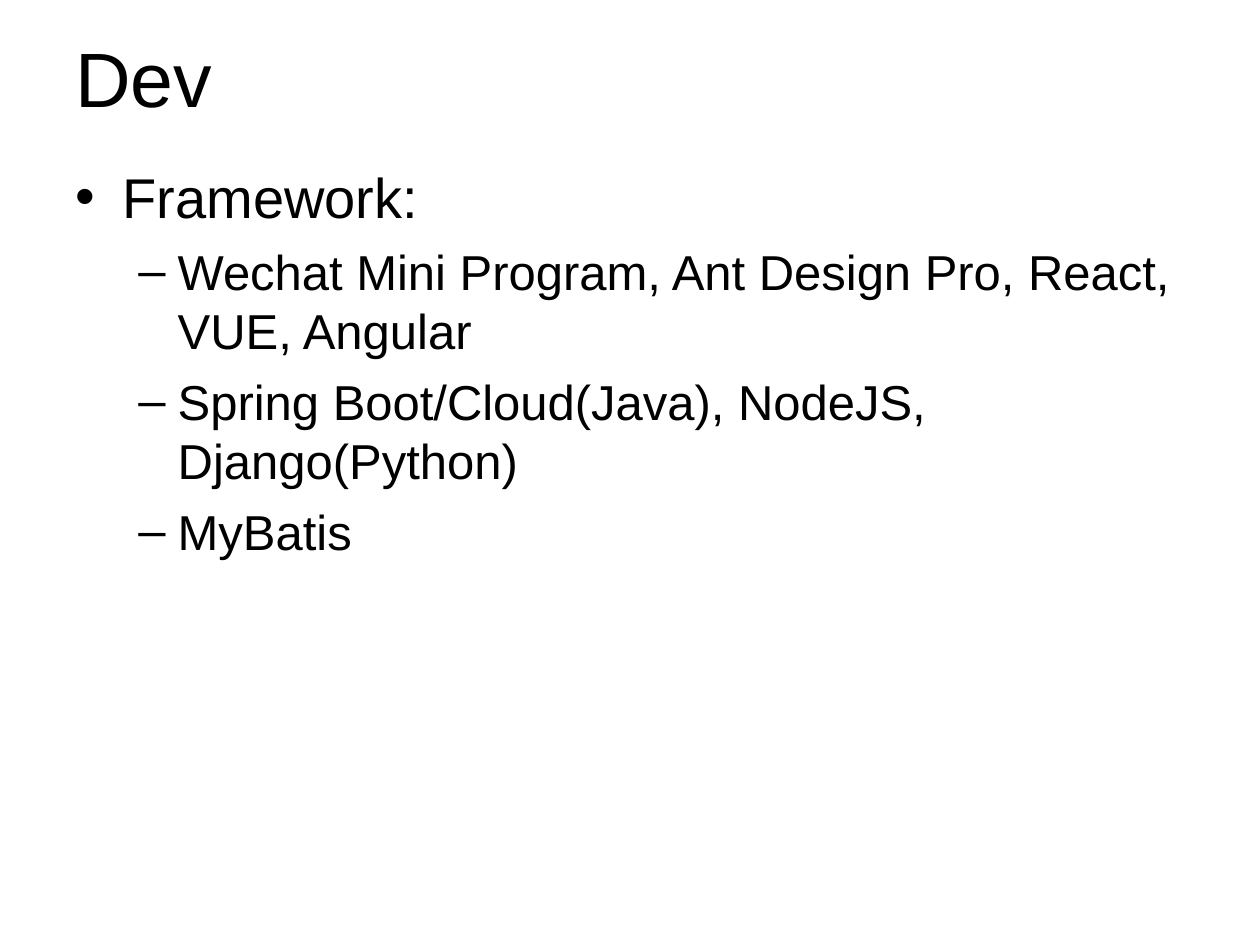
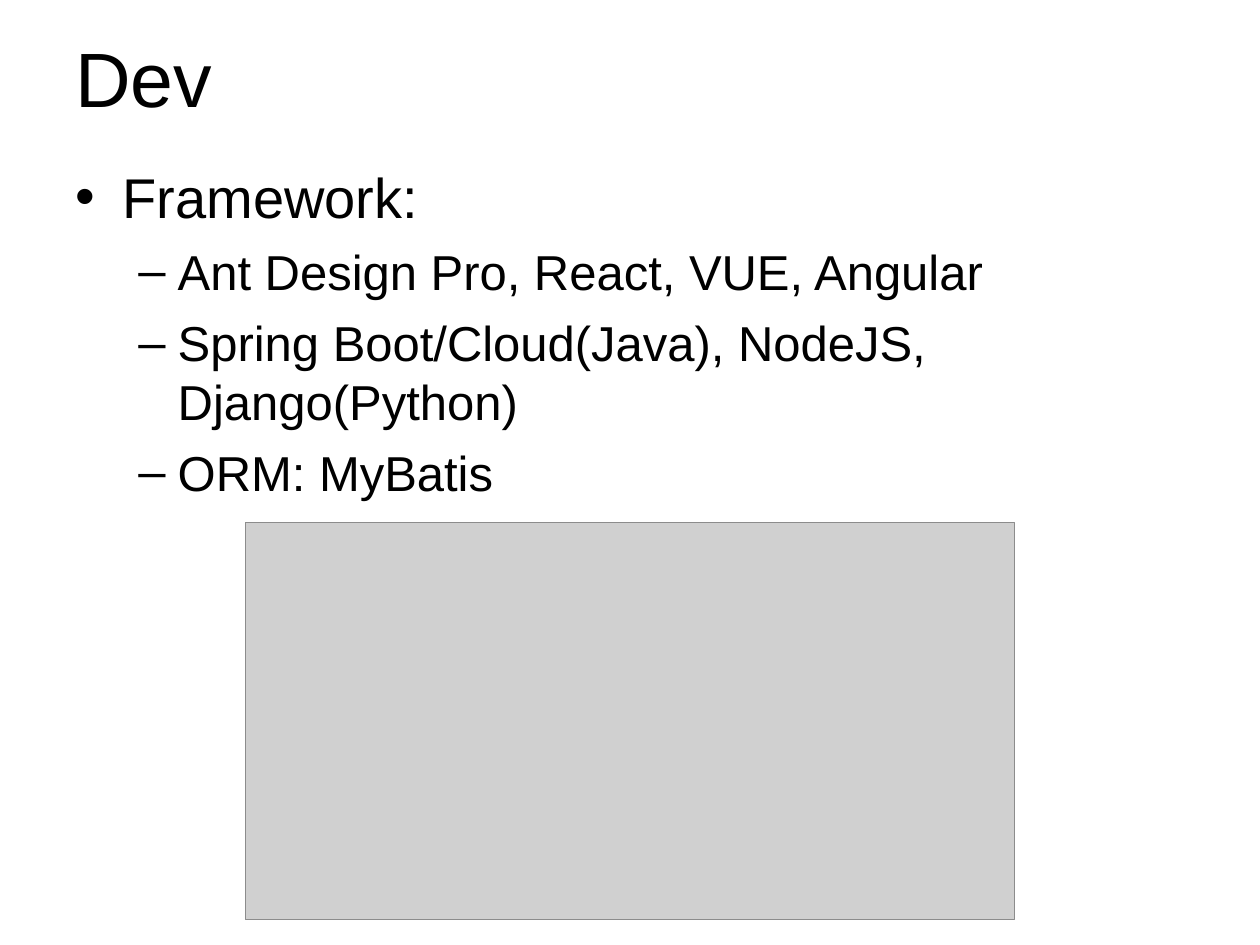
Before and after one commit to Wang-Ray/notes, a slide deck: slide 18 of Architect.ppt. Drawn at 1260x945 pixels with LibreOffice and Linux fonts; fonts in the diff are those of the drawing; grey boxes stand for pictures; background and template pictures are left out. Boxes give left, top, right and bottom in pixels: in the first picture for what was removed or moved away, otherwise in the second. Text is boxed around its words. In the diff, an @@ line names an element or a change of style, - is before the commit and + after.

```diff
--- a/Architect.ppt
+++ b/Architect.ppt
@@ text at (x1=178, y1=254, x2=983, y2=300): text changed @@
-  – Wechat Mini Program, Ant Design Pro, React, VUE, Angular
+  – Ant Design Pro, React, VUE, Angular
@@ text at (x1=178, y1=455, x2=493, y2=501): text changed @@
-  – MyBatis
+  – ORM: MyBatis
@@ picture added at (x1=246, y1=523, x2=1016, y2=920) @@
```
Also in this commit, not shown: 12 other slides changed, 1 slide added, 2 slides removed, 1 other file.
